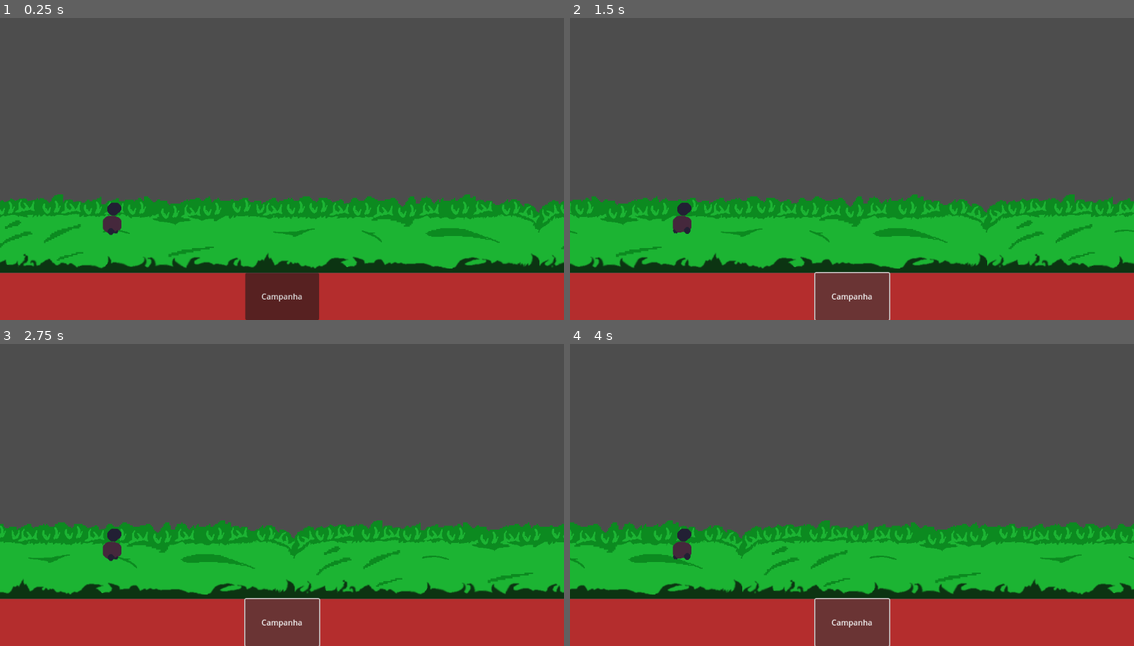
Above: before the commit, frames 1-4 (two rows, left to right).
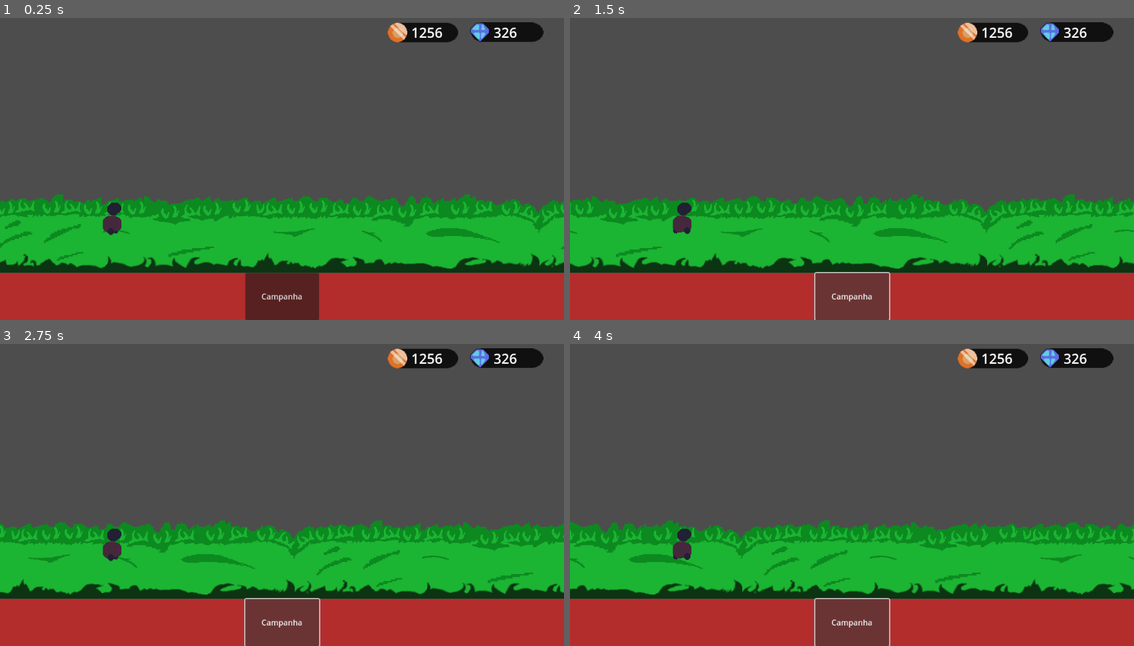
Above: after the commit, the same moments.

Repository: legonnexon/rpg-turn-godot4.1
Game: Godot game, scene res://Scene/MainMenu.tscn
Two runs of this game, one before a commit and one after it. Both use one fixed random seed, a clock stepped at 60 frames per second and the inputs below.
Inputs:
- Up to frame 1 (0.25 s): no input
- Up to frame 2 (1.5 s): click "Campanha" at 0.5 s; click "Campanha" at 1.25 s
- Up to frame 3 (2.75 s): click "Campanha" at 2 s
- Up to frame 4 (4 s): no input

The runs differ from the first frame. In frame 1, 1.5% of the frame differs, in the area x 68-97%, y 1-9%; in frame 2, 1.5%; in frame 3, 1.5%; in frame 4, 1.5%.

Commit message:
Update do jogos
Alguns sprites a mais so pra fica um pouco mais bonito, sem funcionalidades ainda

Diff:
--- a/Scene/CanvaMenu.tscn
+++ b/Scene/CanvaMenu.tscn
@@ -1,11 +1,24 @@
-[gd_scene load_steps=3 format=3 uid="uid://cchv14tbykgq5"]
+[gd_scene load_steps=6 format=3 uid="uid://cchv14tbykgq5"]
 
 [ext_resource type="Script" path="res://Scripts/CanvaMenu.gd" id="1_mtmgr"]
+[ext_resource type="Texture2D" uid="uid://d3wgp3p1ds1ub" path="res://Sprites/fundo_dinheiro.png" id="2_htmrp"]
 [ext_resource type="Texture2D" uid="uid://cvidqw2junwbi" path="res://Sprites/untitled.png" id="2_ubytl"]
+[ext_resource type="Texture2D" uid="uid://bxkuvnrfbtt61" path="res://Sprites/moeda.png" id="3_x4umk"]
+[ext_resource type="Texture2D" uid="uid://hqafqgtt20lt" path="res://Sprites/diamante.png" id="4_gb3wl"]
 
 [node name="CanvasLayer" type="CanvasLayer"]
 script = ExtResource("1_mtmgr")
 metadata/_edit_horizontal_guides_ = [552.0, 512.0, 512.0, 512.0, 512.0]
+
+[node name="FundoDinheiro2" type="Sprite2D" parent="."]
+position = Vector2(1036, 59.5)
+scale = Vector2(1.544, 1.25)
+texture = ExtResource("2_htmrp")
+
+[node name="FundoDinheiro" type="Sprite2D" parent="."]
+position = Vector2(864, 60)
+scale = Vector2(1.5, 1.25)
+texture = ExtResource("2_htmrp")
 
 [node name="TextureRect" type="TextureRect" parent="."]
 anchors_preset = 12
@@ -33,5 +46,39 @@
 text = "Campanha"
 metadata/_edit_group_ = true
 
+[node name="Diamante" type="Label" parent="."]
+offset_left = 1008.0
+offset_top = 40.0
+offset_right = 1087.0
+offset_bottom = 82.0
+theme_override_font_sizes/font_size = 28
+text = "326"
+vertical_alignment = 1
+uppercase = true
+
+[node name="Dinheiro" type="Label" parent="."]
+offset_left = 840.0
+offset_top = 40.0
+offset_right = 919.0
+offset_bottom = 82.0
+theme_override_font_sizes/font_size = 28
+text = "1256"
+vertical_alignment = 1
+uppercase = true
+
+[node name="TextureRect2" type="TextureRect" parent="."]
+offset_left = 792.0
+offset_top = 40.0
+offset_right = 832.0
+offset_bottom = 80.0
+texture = ExtResource("3_x4umk")
+
+[node name="TextureRect3" type="TextureRect" parent="."]
+offset_left = 960.0
+offset_top = 40.0
+offset_right = 1000.0
+offset_bottom = 80.0
+texture = ExtResource("4_gb3wl")
+
 [connection signal="button_down" from="Button" to="." method="_on_button_button_down"]
 [connection signal="button_up" from="Button" to="." method="_on_button_button_up"]
Binary file added: Sprites/diamante.png
Not shown, added: Sprites/diamante.png.import
Binary file added: Sprites/fundo_dinheiro.png
Not shown, added: Sprites/fundo_dinheiro.png.import
Binary file added: Sprites/moeda.png
Not shown, added: Sprites/moeda.png.import
